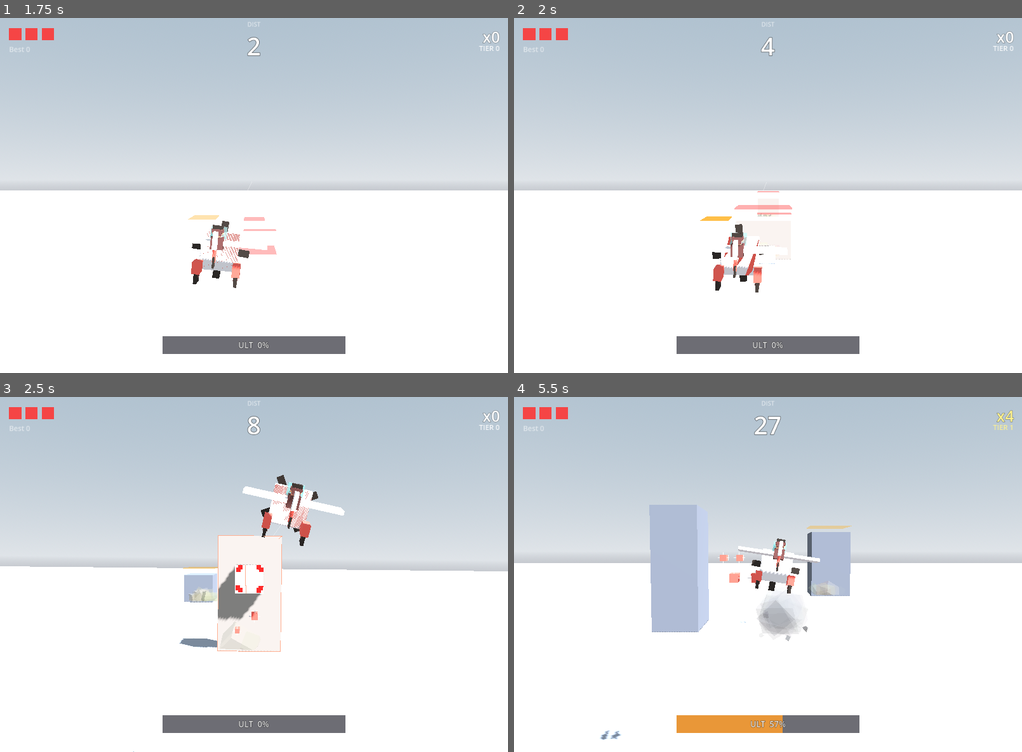
Above: before the commit, frames 1-4 (two rows, left to right).
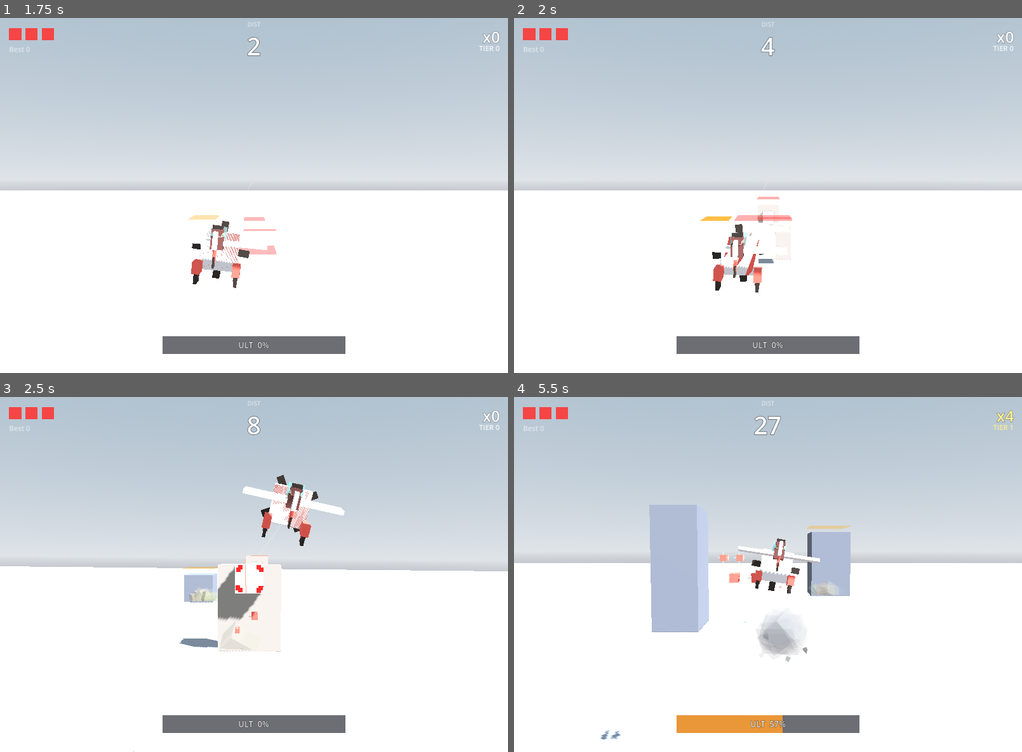
Above: after the commit, the same moments.

Repository: weathermanho/supercent
Game: Godot game, scene res://scenes/Main.tscn
Same seed, same stepped clock (60 frames per second), same inputs: the game is played once before the commit and once after it.
Inputs (mouse positions are in pixels of both pictures, inside the frame that each line leads up to):
- Up to frame 1 (1.75 s): tap Enter at 0.5, 1.25 s; move the mouse to (365, 177) at 0.52 s; hold Right mouse button (fire_missle) 0.53-1.25 s; click (365, 177) at 0.67 s; drag from (152, 213) to (228, 266) at 1.27 s
- Up to frame 2 (2 s): no input
- Up to frame 3 (2.5 s): move the mouse to (304, 496) at 2.02 s; hold Right mouse button (fire_missle) from 2.03 s (still down); click (304, 496) at 2.17 s
- Up to frame 4 (5.5 s): release Right mouse button (fire_missle) at 2.75 s; drag from (742, 645) to (615, 521) at 2.77 s; move the mouse to (920, 627) at 3.52 s; hold Right mouse button (fire_missle) 3.53-4.25 s; click (920, 627) at 3.67 s; drag from (615, 521) to (691, 485) at 4.27 s; move the mouse to (793, 574) at 5.02 s; hold Right mouse button (fire_missle) from 5.03 s (still down); click (793, 574) at 5.17 s

Frame 1 is identical in both runs. In frame 2, 0.5% of the frame differs, in the area x 43-55%, y 48-70%; in frame 3, 1.0%, in the area x 42-56%, y 38-72%; in frame 4, 1.0%.

Commit message:
feat(spawn): 수직 weave — HOP / DUCK 패턴 + NORMAL 키 축소
(1) NORMAL h 130-410 → 90-310. 평균 키 낮춰서 위로 넘어가는 옵션
    자연스럽게 등장.

(2) Pillar.configure에 h_override 파라미터 추가 (0 = random 유지).

(3) ALT_SEQUENCE [0,0,0,1,0,0,0,2,0,0] — 8웨이브마다 HOP, 4웨이브
    오프셋으로 DUCK 끼움.

(4) _spawn_hop_wave: 5개 lane 전체에 짧은 ground 기둥 (h 240-280,
    top y ≈ 130). 측면 gap 없음 → plane 위로 climb (y > 156) 필수.
    "HOP! climb over" 모먼트.

(5) _spawn_duck_wave: 5개 lane 전체에 낮은 천장 기둥 (h 360-390,
    bottom y ≈ 80). 측면 gap 없음 → plane 아래로 drop (y < 54) 필수.
    "DUCK! drop under" 모먼트.

이제 GAP 시퀀스(좌우) + ALT 시퀀스(상하) 동시 작동 = 진짜 2D weave.

Co-Authored-By: Claude Opus 4.7 <noreply@anthropic.com>

Diff:
--- a/godot_project/scripts/Main.gd
+++ b/godot_project/scripts/Main.gd
@@ -77,6 +77,15 @@
 ## scroll speed. Gap positions are clamped within this window from the plane's
 ## current z so a target is always *reachable*.
 const MAX_GAP_REACH: float = 180.0
+
+## Vertical weave pattern. Most waves are lateral (mode 0 = normal cluster
+## with a gap). Every few waves a HOP wave (mode 1: low ground pillars across
+## ALL lanes — plane flies OVER) or DUCK wave (mode 2: low-hanging ceiling
+## pillars across all lanes — plane flies UNDER) interrupts the rhythm.
+const ALT_SEQUENCE: Array[int] = [0, 0, 0, 1, 0, 0, 0, 2, 0, 0]
+const ALT_NORMAL: int = 0
+const ALT_HOP: int = 1     # fly OVER short cluster
+const ALT_DUCK: int = 2    # fly UNDER hanging cluster
 
 # --- Per-run stats (shown on the game-over screen) ----------------------------
 var _max_combo_run: int = 0
@@ -442,12 +451,21 @@
 		_spawn_pillar(PillarScript.Kind.COLOSSUS, false, SPAWN_X - 400.0, z, true)
 
 
-## RHYTHMIC normal cluster — the gap z follows a smooth sine-like sequence
-## (`GAP_SEQUENCE`) instead of jumping to whichever lane is farthest from the
-## plane. The plane learns the rhythm and weaves with it. Gap stays within
-## reach of the plane's current z so the path is never impossible. Breakables
-## still CLUSTER in consecutive lanes for combo flow.
+## RHYTHMIC normal cluster — most waves leave a lateral gap (mode 0). Some
+## waves are HOP (mode 1: short ground cluster across ALL lanes, plane flies
+## over) or DUCK (mode 2: hanging cluster across all lanes, plane flies under)
+## so vertical weaving becomes part of the rhythm too.
 func _spawn_normal_cluster(count: int, allow_ceiling: bool = true) -> void:
+	var alt_mode: int = ALT_SEQUENCE[_wave_beat % ALT_SEQUENCE.size()]
+	if alt_mode == ALT_HOP:
+		_wave_beat += 1
+		_spawn_hop_wave()
+		return
+	if alt_mode == ALT_DUCK:
+		_wave_beat += 1
+		_spawn_duck_wave()
+		return
+
 	var lanes: Array[float] = [-200.0, -120.0, -45.0, 45.0, 120.0, 200.0]
 	var plane_z: float = airplane.position.z
 
@@ -526,12 +544,35 @@
 	_spawn_pillar(PillarScript.Kind.COLOSSUS, breakable, x, z, from_ceiling)
 
 
-func _spawn_pillar(kind: int, breakable: bool, x: float, z: float, from_ceiling: bool = false) -> void:
+func _spawn_pillar(kind: int, breakable: bool, x: float, z: float, from_ceiling: bool = false,
+		h_override: float = 0.0) -> void:
 	var p: Node3D = PillarScript.new()
-	p.configure(kind, breakable, from_ceiling)
+	p.configure(kind, breakable, from_ceiling, h_override)
 	add_child(p)
 	_pillars.append(p)
 	p.position = Vector3(x, p.position.y, z)
+
+
+## HOP wave — a short ground cluster filling every lane. There is NO lateral
+## gap; the player must FLY OVER by climbing the plane to a higher altitude.
+func _spawn_hop_wave() -> void:
+	_show_moment("HOP!", Color(0.7, 0.95, 1.0), 56, "climb over")
+	var lanes: Array[float] = [-200.0, -100.0, 0.0, 100.0, 200.0]
+	for z in lanes:
+		var h_force: float = 240.0 + randf() * 40.0   # top y ≈ 130
+		_spawn_pillar(PillarScript.Kind.NORMAL, false,
+			SPAWN_X + randf() * 200.0, z, false, h_force)
+
+
+## DUCK wave — a hanging ceiling cluster filling every lane. NO lateral gap;
+## the player must FLY UNDER by dropping the plane to a low altitude.
+func _spawn_duck_wave() -> void:
+	_show_moment("DUCK!", Color(1.0, 0.85, 0.5), 56, "drop under")
+	var lanes: Array[float] = [-200.0, -100.0, 0.0, 100.0, 200.0]
+	for z in lanes:
+		var h_force: float = 360.0 + randf() * 30.0   # bottom y ≈ 80
+		_spawn_pillar(PillarScript.Kind.NORMAL, false,
+			SPAWN_X + randf() * 200.0, z, true, h_force)
 
 
 ## Would a BREAKABLE spawned at (target_x, target_z) be masked by an existing
--- a/godot_project/scripts/Pillar.gd
+++ b/godot_project/scripts/Pillar.gd
@@ -76,7 +76,8 @@
 var emerged_bottom_y: float = GROUND_Y
 
 
-func configure(kind_: int, breakable_: bool, from_ceiling_: bool = false) -> void:
+func configure(kind_: int, breakable_: bool, from_ceiling_: bool = false,
+		h_override: float = 0.0) -> void:
 	kind = kind_
 	breakable = breakable_
 	from_ceiling = from_ceiling_
@@ -106,11 +107,15 @@
 		_:  # NORMAL / cluster member — WIDE range so some are flyable-over
 			w = 50.0 + randf() * 150.0
 			d = 50.0 + randf() * 150.0
-			h = 130.0 + randf() * 280.0
+			h = 90.0 + randf() * 220.0   # 90..310 (was 130..410): more short pillars flyable over
 			telegraph_time = 0.55
 			rise_time = 0.55
 			telegraph_x = 2500.0
 
+	# Override the random height (HOP/DUCK waves force a specific h so the
+	# vertical clearance is the same across the whole cluster).
+	if h_override > 0.0:
+		h = h_override
 	# Cap ceiling pillars so the descended bottom can't punch through the floor.
 	if from_ceiling:
 		var max_h: float = CEILING_Y - GROUND_Y - 40.0
